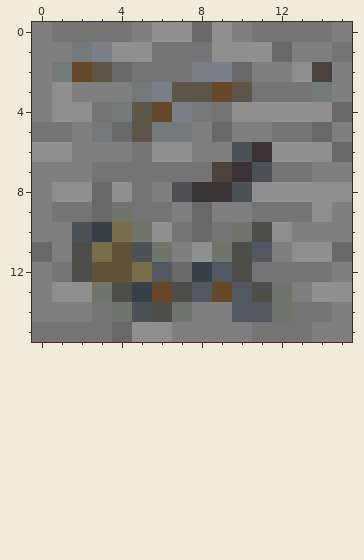
Two versions of one pixel-art sprite, assets/textures/block/uranium.png. This is how it looked before the edit.
The file is 16x16 pixels. Colours within 5 levels of each other are drawn and written as one.
And afterwards:
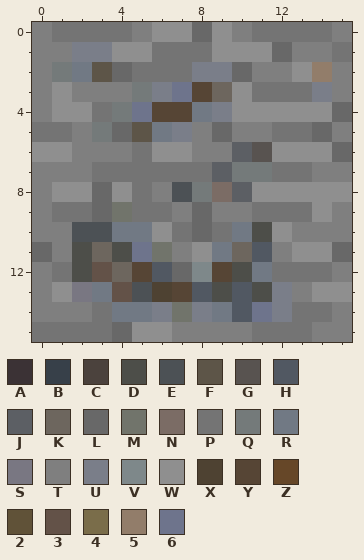
Palette (. is transparent): A #3b3235  B #374049  C #4b423d  D #4d4e49  E #4c5155  F #5d5548  G #585350  H #515862  J #5c5f64  K #6d665e  L #686868  M #71746b  N #7b6c65  P #747474  Q #747a7a  R #717984  S #797782  T #7f7f7f  U #7a7e89  V #7e888a  W #8f8f8f  X #4e4232  Y #564535  Z #664728  2 #605238  3 #635248  4 #7a6d4a  5 #927d6a  6 #6e748c
Author's note on the commit: work on element parsing with element json document from internet. :D also updated uranium ore texture
Change:
@@ x 0..15 @@
  0 TPPPPTWWLWTPPPPT
- 1 TTQUWWPPPWWWLTTP
- 2 TQZFLPPPUULTTWCT
- 3 TWTTTQUFFZFPPPQT
- 4 TWWPQFZUQPWWWWWL
- 5 PPTQLFQQTLTTPPLT
- 6 WWTTTPWWTTEAWWWL
- 7 TTTPPPPPPCAEPPTT
- 8 TWWLWPTEAAEWWWWW
+ 1 TTUUWWPPPWWWLTTP
+ 2 TQRFLPPPUULTTW5T
+ 3 TWTTTQU6YKWPPPUT
+ 4 TWWPQ6YYRUWWWWWL
+ 5 PPTQLFRUTLTTPPLT
+ 6 WWTTTPWWTTJGWWWL
+ 7 TTTPPPPPPJQQPPTT
+ 8 TWWLWPTEQNJWWWWW
  9 TPPLMPPTLTTPPPWT
-10 TTEB4MWPLPMDWTTT
-11 LTD42EMTWMDHTWWL
-12 TPD224HLBHDPPPPT
-13 TWWMDBZDHZHDMTWW
-14 TTTPMEDMTTHHMPPT
+10 TTEERRWPLPRDWTTT
+11 LTDKD6MTWRKHTWWL
+12 TPD3KYHLVYDRPPPT
+13 TWSR3EXYHDHDUTWW
+14 TTTPRRUMURH6UPPT
 15 PPPPLWWTTTTPPPTT
Boxes around the changes in both pictures, in picture pixels (x1, y1, x2, y2):
changed: (72, 42, 332, 322)
